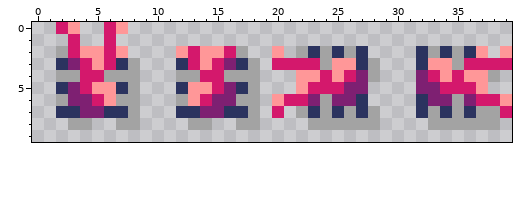
File history of a pixel-art sprite, resources/sprites/robot_pushing.png. This is how it looked before the edit.
The file is 40x10 pixels.
The same view after the edit:
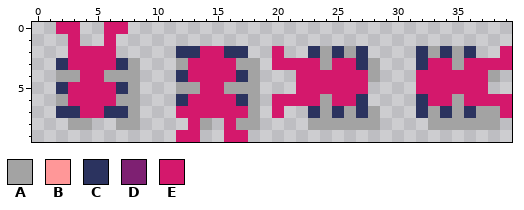
Palette (. is transparent): A #a3a3a3  B #ff9798  C #2b335f  D #7e2072  E #d4186c
Log entry: Add flat robot sprites Signed-off-by: Krzysztof Furtak <kfurtak1024@gmail.com>
Diff:
@@ x 0..39 @@
- 0 ..EB..EB................................
+ 0 ..EE..EE................................
  1 ...E..E.................................
- 2 ..AEBBEB....BEBBEA..B.ACACAC....CACACB.B
- 3 ..CDEBECA...CEBEDCA.EEEEABBCA...CBBAEEEE
- 4 ..AAEEAAA...AAEEAAA...BBEBEDA...DEBEBBA.
- 5 ..CDEBBCA...CBBEDCA...BEEEDD....DDEEEB..
- 6 ..ADDEBAA...ABEDDAA.BEEDADDC....CDDADEEB
- 7 ..CCDDCCA...CCDDCCA.E.ACACACA...CACACAAE
- 8 ...AA..AA....AA..AA....AAAAAA....AAAAAA.
- 9 ........................................
+ 2 ...EEEE.....CCEECC..E..CACAC....CACAC..E
+ 3 ..CEEEECA...AEEEEAA.EEEEAEECA...CEEAEEEE
+ 4 ..AAEEAAA...CEEEECA...EEEEEEA...EEEEEEA.
+ 5 ..CEEEECA...AAEEAAA...EEEEEE....EEEEEE..
+ 6 ..AEEEEAA...CEEEECA.EEEEAEEC....CEEAEEEE
+ 7 ..CCEECCA...EEEEEEA.E..CACACA...CACACAAE
+ 8 ...AA..AA....EA.EAA....AAAAAA....AAAAAA.
+ 9 ............EE..EE......................
Where, in picture pixels (left, top, right, bottom), the same in both pictures:
changed: (56, 22, 128, 118)
changed: (176, 46, 512, 142)
